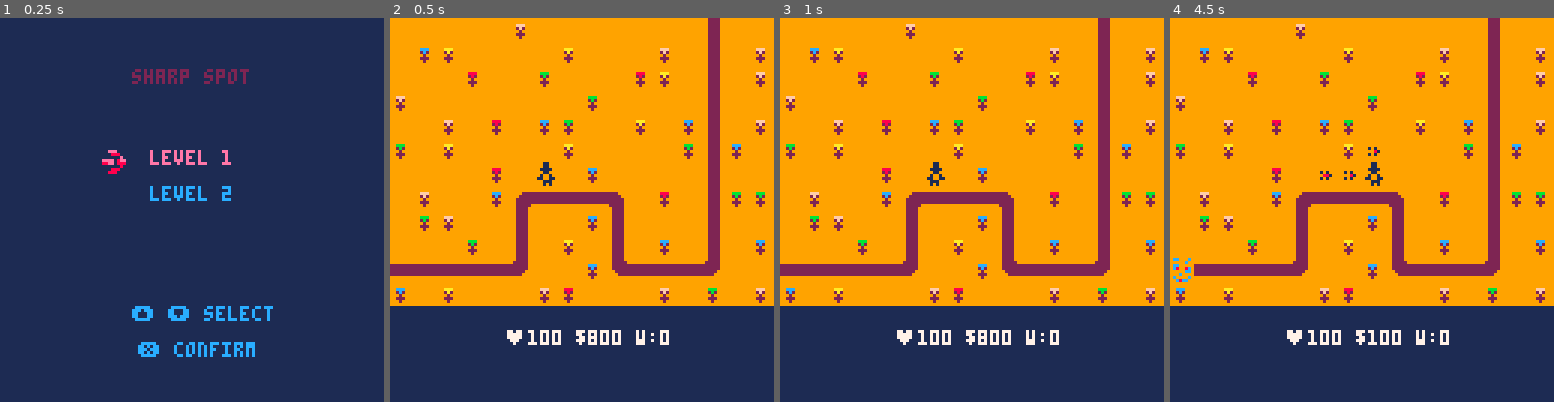
Above: before the commit, frames 1-4 (left to right).
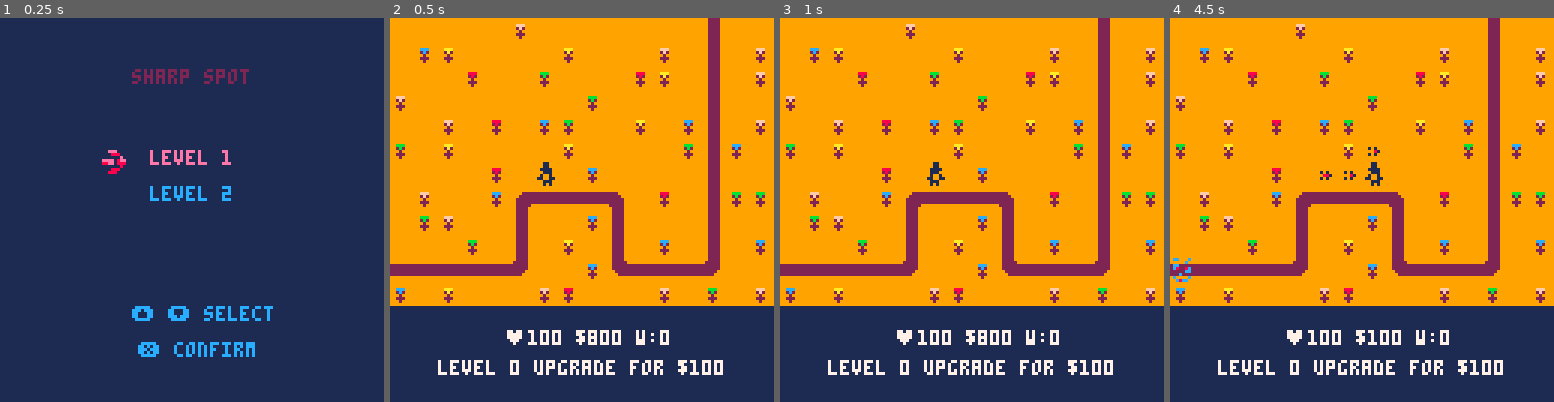
Above: after the commit, the same moments.

Repository: flo28rin/SharpSpot_Pico8Game
Game: PICO-8 cartridge florinssharpspotv2.p8
The game is run twice, just before and just after one commit, with the same random seed, the same clock (stepped at 60 frames per second) and the same inputs.
Inputs:
- Up to frame 1 (0.25 s): no input
- Up to frame 2 (0.5 s): tap X (X key) at 0.33 s
- Up to frame 3 (1 s): no input
- Up to frame 4 (4.5 s): tap X (X key) at 1.07, 1.85, 2.97, 4.08 s; hold Right 1.6-2.1 s; hold Up 2.15-2.42 s; hold Right 2.47-3.03 s; hold Left 3.08-3.58 s; hold Down 3.63-3.97 s; hold Right from 4.02 s (still down)

Frame 1 is identical in both runs. In frame 2, 1.2% of the frame differs, in the area x 12-87%, y 39-93%; in frame 3, 1.2%; in frame 4, 1.4%, in the area x 0-87%, y 39-93%.

Commit message:
Fine tune gameplay
Added game over screen; change turret params based on level

Diff:
--- a/florinssharpspotv2.p8
+++ b/florinssharpspotv2.p8
@@ -14,12 +14,20 @@
 -- added more environment decorations
 
 function _init()
+	printh("program init")
 	cf = 1
 
 	change_state(
 		init_menu,
 		update_menu,
 		draw_menu)
+
+	-- init_menu()
+
+	-- change_state(
+	--	init_endgame,
+	--	update_endgame,
+	--	draw_endgame)
 end
 
 function _update()
@@ -131,7 +139,37 @@
 	 sy + offset, col)
 end
 -->8
--- gme state
+-- player dead state
+
+function init_endgame()
+
+end
+
+function update_endgame()
+	tcol = (tcol + 0.1) % 16
+	if(btnp(❎)) do
+		change_state(
+			init_menu,
+			update_menu,
+			draw_menu)
+	end
+end
+
+function draw_endgame()
+	cls(1)
+	centre_text
+		("sharp spot", 1, tcol)
+	centre_text
+		("game over", 10, 7)
+	centre_text
+		("press x to continue",
+		40,
+		7)
+	spr(1, 12, 56)
+end
+
+-->8
+-- game state
 -- inspired by:
 -- https://www.youtube.com/watch?v=wqytgpblvea
 -- https://www.youtube.com/watch?v=8mfqhg4xcdc
@@ -139,7 +177,10 @@
 -- https://www.youtube.com/watch?v=f3zbamojx_u
 
 function init_game()
-	inti_player()
+	init_enemies()
+	init_turrets()
+	init_bullets()
+	init_player()
 	global_enemy_speed = 0.3
 	current_level = 1
 	spawn_rate = 30
@@ -173,6 +214,24 @@
 		" $"..player.money..
 		" w:"..player.kills,
 		88, 7)
+	local trt = turretatplayer()
+	if (trt == nil) then
+		centre_text(
+			"cost: $200",
+			98, 7)
+	else
+		if (trt.level < 7) then
+			centre_text(
+				"level "..trt.level..
+				" upgrade for $"..(trt.level + 1) * 100,
+				98, 7)
+		else
+			centre_text(
+				"level "..trt.level..
+				" max",
+				98, 7)
+		end
+	end
 end
 -->8
 -- enemies
@@ -198,6 +257,10 @@
 }
 
 enemies = {}
+
+function init_enemies()
+	enemies = {}
+end
 
 function update_enemies()
 	for e in all(enemies) do
@@ -293,6 +356,10 @@
 -- https://www.youtube.com/watch?v=f3zbamojx_u
 
 turrets = {}
+
+function init_turrets()
+	turrets = {}
+end
 
 function add_turret(ts,
 		tpx, tpy, tr, rof)
@@ -352,13 +419,23 @@
 		end
 
 	else
+		-- finding new enemy
+		-- should be the enemy closest to exit
+		index = 0
 		for e in all(enemies) do
 			local dist = distance(
 				t.px, e.px,
 				t.py, e.py)
+			-- gets the first enemy in the array that is in range
+			-- why it does not get index 0 ??
 			if (dist < t.r) then
+				printh(index)
 				t.enemy = e
+				-- exit for loop
+				-- THIS FIXES THE PROBLEM
+				break
 			end
+			index = index + 1
 		end
 	end
 end
@@ -415,9 +492,9 @@
 		local d = distance(
 			t.px, t.enemy.px,
 			t.py, t.enemy.py)
-		line(
-			t.px, t.py,
-			t.enemy.px, t.enemy.py, 0)
+		--line(
+		--	t.px, t.py,
+		--	t.enemy.px, t.enemy.py, 0)
 	end
 end
 
@@ -431,14 +508,14 @@
 function maybe_fire(t)
 	if (cf % t.rof == 0) then
 		add_bullet(t.px + 4, t.py + 4,
-			1, 1, t.enemy, 10)
+			1, t.level * 1.2 + 1, t.enemy, t.level * 10 + 10)
 	end
 end
 
 function upgrade_turret(t)
 	t.level += 1
 	t.r *= 2
-	t.rof *= 2
+	t.rof /= 2
 end
 -->8
 -- bullets
@@ -449,6 +526,10 @@
 -- https://www.youtube.com/watch?v=f3zbamojx_u
 
 bullets = {}
+
+function init_bullets()
+	bullets = {}
+end
 
 function update_bullets()
 	for b in all(bullets) do
@@ -503,7 +584,7 @@
 -->8
 -- player
 
-function inti_player()
+function init_player()
 	local pl = {}
 	pl.spr = 32
 	pl.sprdelta = 0
@@ -518,7 +599,10 @@
 
 function update_player()
 	if (player.health <= 0) then
-		stop()
+		change_state(
+			init_endgame,
+			update_endgame,
+			draw_endgame)
 	end
 
 	if (cf % 20 == 0) then
@@ -584,9 +668,9 @@
 				end
 			else
 				if (t.level < 7
-						and player.money >= 100) then
+						and player.money >= 100 * (t.level + 1)) then
+					player.money -= 100 * (t.level + 1)
 					upgrade_turret(t)
-					player.money -= 100
 				end
 			end
 		end
@@ -629,7 +713,7 @@
 end
 
 function inflict_damage(damage)
- player.health -= damage
+	player.health -= damage
 	if (player.health <= 0) then
 
 	end
@@ -651,22 +735,22 @@
 99999999222222229922229922229999999922229922222222222299000000000000000000000000000000000000000000000000000000000000000000000000
 99999999999999999922229999999999999999999922222992222299000000000000000000000000000000000000000000000000000000000000000000000000
 99999999999999999922229999999999999999999922229999222299000000000000000000000000000000000000000000000000000000000000000000000000
-99911999999119990000000000000000000000000000000000000000000000000000000000000000000000000000000000000000000000000000000000000000
-99911999999119990000000000000000000000000000000000000000000000000000000000000000000000000000000000000000000000000000000000000000
-99111199991111990000000000000000000000000000000000000000000000000000000000000000000000000000000000000000000000000000000000000000
-99911999999119990000000000000000000000000000000000000000000000000000000000000000000000000000000000000000000000000000000000000000
-99199199991991990000000000000000000000000000000000000000000000000000000000000000000000000000000000000000000000000000000000000000
-91199119911991190000000000000000000000000000000000000000000000000000000000000000000000000000000000000000000000000000000000000000
-99911199991119990000000000000000000000000000000000000000000000000000000000000000000000000000000000000000000000000000000000000000
-99919199991919990000000000000000000000000000000000000000000000000000000000000000000000000000000000000000000000000000000000000000
-9cc999c999c99c990000000000000000000000000000000000000000000000000000000000000000000000000000000000000000000000000000000000000000
-99999c999c9999c90000000000000000000000000000000000000000000000000000000000000000000000000000000000000000000000000000000000000000
-9cc9999998c999990000000000000000000000000000000000000000000000000000000000000000000000000000000000000000000000000000000000000000
-9c8998c99cc99cc90000000000000000000000000000000000000000000000000000000000000000000000000000000000000000000000000000000000000000
-99999cc999999c890000000000000000000000000000000000000000000000000000000000000000000000000000000000000000000000000000000000000000
-999c9999999c99990000000000000000000000000000000000000000000000000000000000000000000000000000000000000000000000000000000000000000
-9c9999c99c9999c90000000000000000000000000000000000000000000000000000000000000000000000000000000000000000000000000000000000000000
-99c8cc9999cc8c990000000000000000000000000000000000000000000000000000000000000000000000000000000000000000000000000000000000000000
+00011000000110000000000000000000000000000000000000000000000000000000000000000000000000000000000000000000000000000000000000000000
+00011000000110000000000000000000000000000000000000000000000000000000000000000000000000000000000000000000000000000000000000000000
+00111100001111000000000000000000000000000000000000000000000000000000000000000000000000000000000000000000000000000000000000000000
+00011000000110000000000000000000000000000000000000000000000000000000000000000000000000000000000000000000000000000000000000000000
+00199100001991000000000000000000000000000000000000000000000000000000000000000000000000000000000000000000000000000000000000000000
+01199110011991100000000000000000000000000000000000000000000000000000000000000000000000000000000000000000000000000000000000000000
+00011100001110000000000000000000000000000000000000000000000000000000000000000000000000000000000000000000000000000000000000000000
+00010100001010000000000000000000000000000000000000000000000000000000000000000000000000000000000000000000000000000000000000000000
+0cc000c000c00c000000000000000000000000000000000000000000000000000000000000000000000000000000000000000000000000000000000000000000
+00000c000c0000c00000000000000000000000000000000000000000000000000000000000000000000000000000000000000000000000000000000000000000
+0cc0000008c000000000000000000000000000000000000000000000000000000000000000000000000000000000000000000000000000000000000000000000
+0c8008c00cc00cc00000000000000000000000000000000000000000000000000000000000000000000000000000000000000000000000000000000000000000
+00000cc000000c800000000000000000000000000000000000000000000000000000000000000000000000000000000000000000000000000000000000000000
+000c0000000c00000000000000000000000000000000000000000000000000000000000000000000000000000000000000000000000000000000000000000000
+0c0000c00c0000c00000000000000000000000000000000000000000000000000000000000000000000000000000000000000000000000000000000000000000
+00c8cc0000cc8c000000000000000000000000000000000000000000000000000000000000000000000000000000000000000000000000000000000000000000
 00000000000000000000000000000000000000000000000000000000000000000990000000000000000000000110000000000000001919100000000000000000
 00000000000000000000000000000000000000000000000000009000000000000090000000001000000000000010000000000000009000900000091000000000
 00000000000191000009190000000000000919000001910000009000000919000001910000001000000191000009190000919191001919100009109100191919
